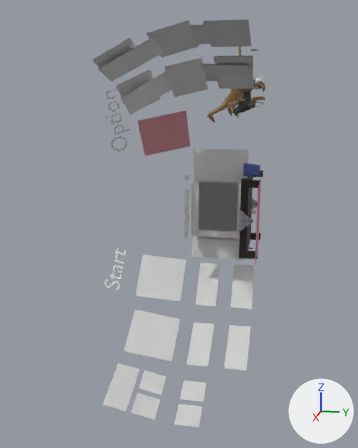
An edit to the OBJ model assets/workspace.obj, drawn before and after from the same camera.
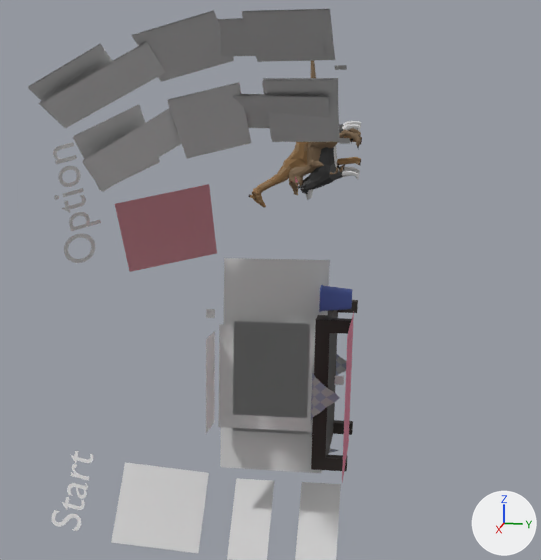
Each version appears first whole from a 50 mm lens placed at (12.83, 1.68, 3.28), pointed at (-1.48, -1.18, -0.3), and next in a close-up on the part from 22% to 100% of the width and 3% to 68% of the height. Every picture has the same lights, and +X, +Y and +Z are marked at lower right. Where no turn or scale is listed for an object, it has been applied to the vertices.

In view in the first close-up: 'x_a_dog_Cylinder.001', 'x_a_giraffe_Cylinder.003', 'x_a_raptor_Cube.001', 'x_b_minecraft_Plane.020', 'x_f_desk_Cube_Cube.001', 'x_l_l2_Plane.018', 'x_l_l3_Plane.015', 'x_l_l5_Plane.032', 'x_l_m1_Plane.039', 'x_l_m3_Plane.047', 'x_l_opt_Plane.022', 'x_p_s2lide_Plane.008', 'x_scr1_Plane.010', 'x_scr2_Plane.006', 'x_scr3_Plane.024'.
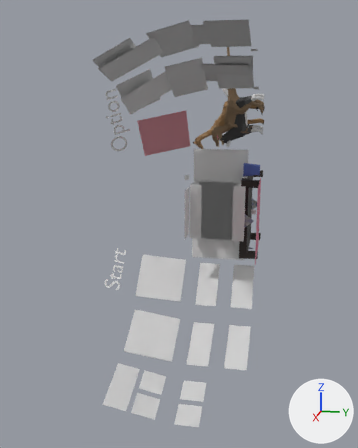
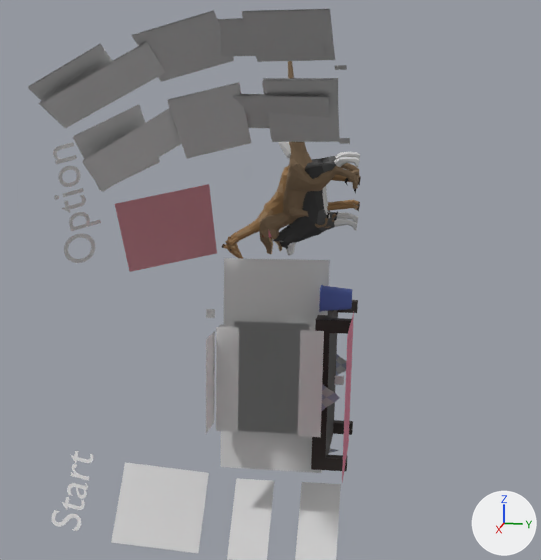
The change, as a list of edits to the scene's bpy script:
```text
Add mat_t_s1_002:
    mat_t_s1_002 = principled_material('t_s1.002')
    mat_t_s1_002.base_color = (0.64, 0.64, 0.64)  # light grey #d1d1d1
    mat_t_s1_002.roughness = 0.69
Add mat_t_s1_001:
    mat_t_s1_001 = principled_material('t_s1.001')
    mat_t_s1_001.base_color = (0.64, 0.64, 0.64)  # light grey #d1d1d1
    mat_t_s1_001.roughness = 0.69
Change me_x_a_dog_cylinder_001:
    where me_x_a_dog_cylinder_001.from_pydata(...)  # 498 vertices, 1000 faces; spans x -2.745..-2.227, y 0.226..1.174, z 2.794..4.117
    used by ob_x_a_dog_cylinder_001; location = (0.0, 0.0, 0.0)
    me_x_a_dog_cylinder_001 part 1: the whole mesh is multiplied about its middle by the matrix ((1.366, 0.0, 0.0), (0.0, 1.366, 0.0), (0.0, 0.0, 1.366)), then moved by (-0.003, -0.175, -0.64)
Change me_x_a_giraffe_cylinder_003:
    where me_x_a_giraffe_cylinder_003.from_pydata(...)  # 614 vertices, 1224 faces; spans x -2.75..-2.34, y -0.55..1.19, z 2.66..3.89
    used by ob_x_a_giraffe_cylinder_003; location = (0.0, 0.0, 0.0)
    me_x_a_giraffe_cylinder_003 part 2: the whole mesh is scaled about its middle by 1.25, then moved by (-0.02, -0.21, -0.69)
Change me_x_a_raptor_cube_001:
    where me_x_a_raptor_cube_001.from_pydata(...)  # 1868 vertices, 3438 faces; spans x -2.66..-1.99, y 0.09..1.18, z 2.86..5.2
    used by ob_x_a_raptor_cube_001; location = (0.0, 0.0, 0.0)
    me_x_a_raptor_cube_001 part 3: the whole mesh is scaled about its middle by 1.42, then moved by (0.05, -0.23, -0.44)
Add me_x_cur_2_plane_014:
    me_x_cur_2_plane_014.from_pydata([(-1.82, 0.76, -0.84), (-1.82, 0.4, -0.84), (-1.82, 0.76, 0.85), (-1.82, 0.4, 0.85)], [], [(1, 0, 2, 3)])
    me_x_cur_2_plane_014.materials.append(mat_t_s1_002)  # light grey #d1d1d1
Add me_x_cur_1_plane_007:
    me_x_cur_1_plane_007.from_pydata([(-1.87, -0.56, 0.85), (-1.87, -0.92, 0.85), (-1.87, -0.56, -0.84), (-1.87, -0.92, -0.84)], [], [(1, 0, 2, 3)])
    me_x_cur_1_plane_007.materials.append(mat_t_s1_001)  # light grey #d1d1d1
Add ob_x_cur_2_plane_014:
    ob_x_cur_2_plane_014 = bpy.data.objects.new('x_cur_2_Plane.014', me_x_cur_2_plane_014)
    ob_x_cur_2_plane_014.location = (0.0, 0.0, 0.0)
Add ob_x_cur_1_plane_007:
    ob_x_cur_1_plane_007 = bpy.data.objects.new('x_cur_1_Plane.007', me_x_cur_1_plane_007)
    ob_x_cur_1_plane_007.location = (0.0, 0.0, 0.0)
```

What differs and where, as boxes (x1, y1, x2, y2) in the close-ups (541 x 560 px):
'x_a_raptor_Cube.001', mesh rescaled (38% wider, 44% taller): before (289, 61, 361, 195); after (259, 61, 359, 255)
'x_a_dog_Cylinder.001', reshaped (35% wider, 43% taller): before (297, 121, 361, 200); after (273, 142, 360, 255)
'x_a_giraffe_Cylinder.003', mesh rescaled (22% wider, 30% taller): before (248, 136, 362, 208); after (222, 165, 361, 259)
'x_cur_2_Plane.014', added: after (298, 330, 324, 437)
'x_cur_1_Plane.007', added: after (216, 327, 239, 432)
'x_scr1_Plane.010', unchanged, covered by the edit: before (218, 324, 315, 432); after (219, 325, 315, 331)
